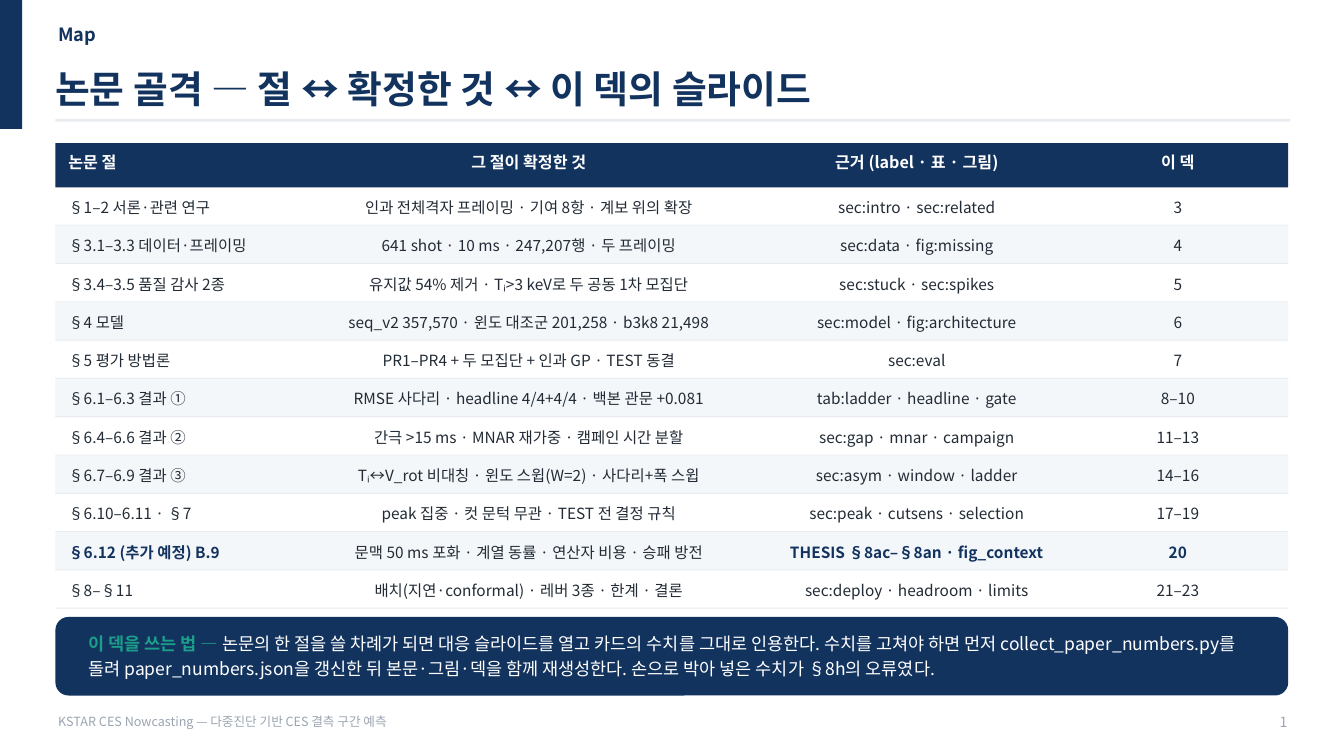
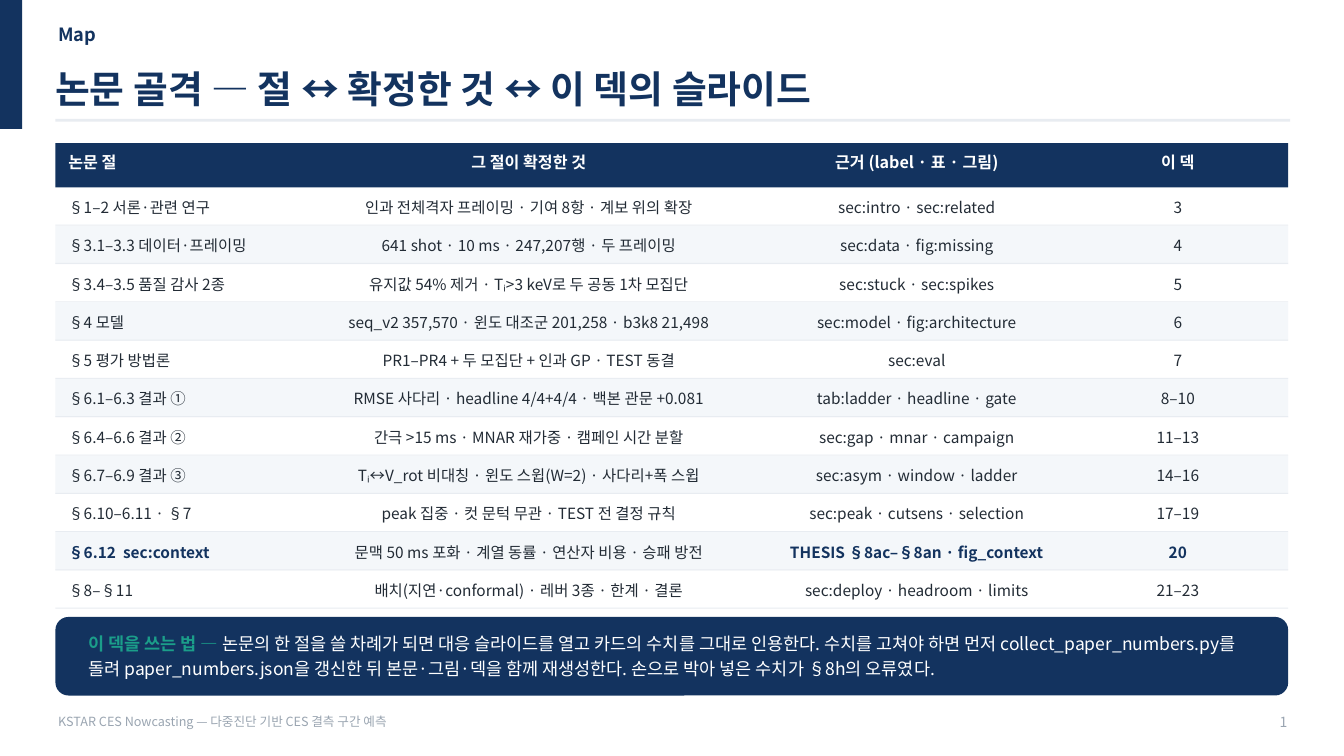
Before and after one commit to iseungsang01/ml-intern-revision, a slide deck: slide 2 of docs/presentation/KSTAR_CES_연구흐름.pptx. Drawn at 1344x756 pixels with LibreOffice and Linux fonts; fonts in the diff are those of the drawing. Boxes give left, top, right and bottom in pixels: in the first picture for what was removed or moved away, otherwise in the second. Text is boxed around its words. In the diff, an @@ line names an element or a change of style, - is before the commit and + after.

Commit message:
Write B.9 into the paper: context sets skill, family sets the price
Three weeks of results -- 8ac through 8an -- existed only in the thesis record and
the decks. They are now section 6.12 in both languages, built on the framings 9
already vetted, with three tables: the pooled ladder over 301 discharges, the
per-family ladder read on the >=3/4 promotion bar, and the operator-count cost model.

The section makes the one contrast B.9 was built for. Stretching context from 20 to
630 ms moves T_i skill from +0.055 to +0.138; swapping the operator family at matched
reach never moves it by more than 0.023. So the architecture is chosen on cost, and
cost is dispatched operator count, not parameters -- attention is strictly dominated
here, tcn3k matching its skill with 91x fewer parameters.

It also corrects two readings the earlier record had wrong and the paper would
otherwise have inherited. The threshold is a saturation point, not a crossing point:
pooled over discharges the model beats the causal GP at every measured context, 20 ms
included, and what context buys is the win rate rising 0.52 -> 0.66 and flattening --
context makes the win typical rather than raising the average. And the per-split 4/4
count is not monotone in reach at one-step spacing, so the counts are reported but the
verdict is decided on the deficit.

The V_rot paragraph closes the loop with 4.2: pooled intervals all clear zero while
the per-discharge win rate is 0.48, only one of eleven covariates predicts the win
(how much the target moves), and V_rot reaches 55% even in the most variable tercile --
the same term-by-term audit seen from the other side.

Korean 27 pages, English 28, no undefined references; the paper-writing deck's
"pending" markers are cleared. 46 tests pass.

```diff
--- a/docs/presentation/KSTAR_CES_연구흐름.pptx
+++ b/docs/presentation/KSTAR_CES_연구흐름.pptx
@@ text at (x1=68, y1=546, x2=210, y2=560): text changed @@
-§6.12 (추가 예정) B.9
+§6.12 sec:context
```
Also in this commit, not shown: 3 other slides changed, 6 other files.
